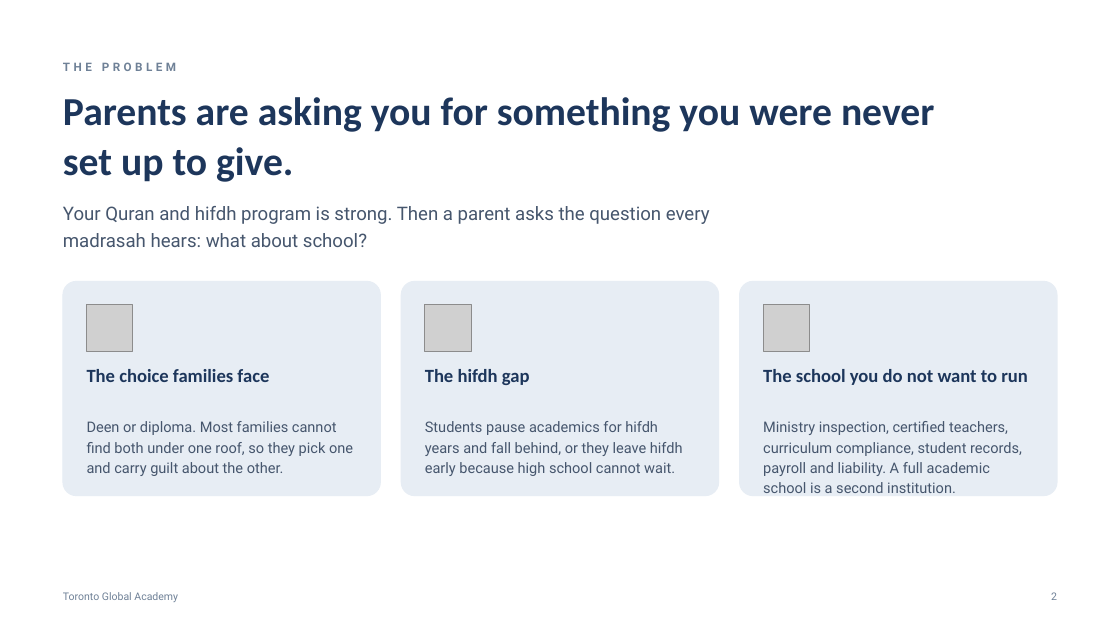
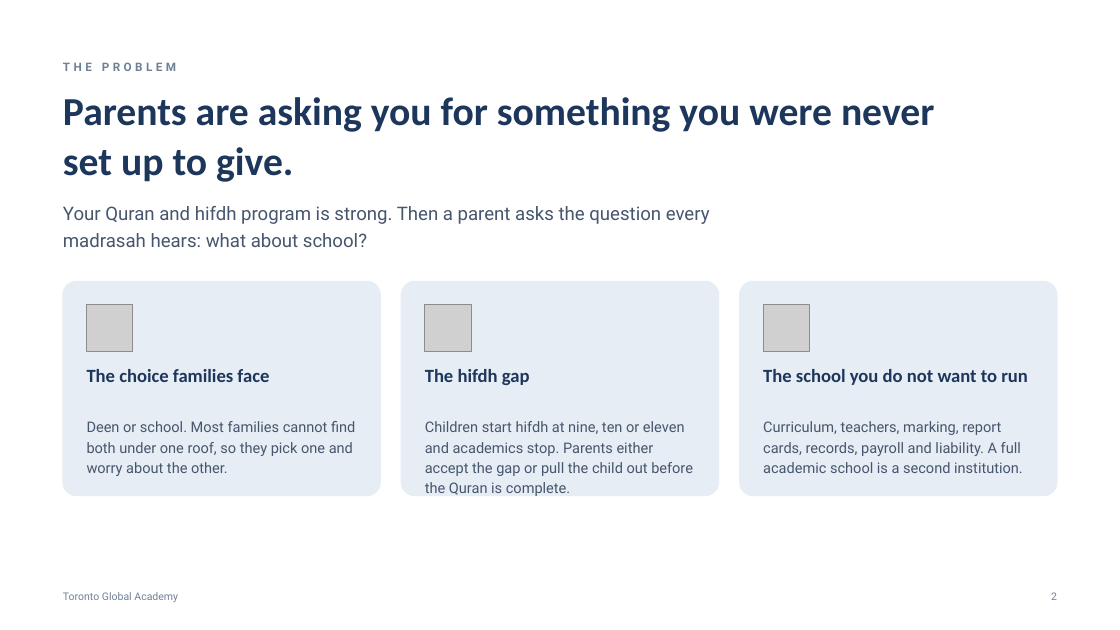
Before and after one commit to Mzbaig9/awesome-notebookLM-prompts-zainbaig, a slide deck: slide 2 of deck/TGA-Partnership-Deck.pptx. Drawn at 1120x630 pixels with LibreOffice and Linux fonts; fonts in the diff are those of the drawing; grey boxes stand for pictures. Boxes give left, top, right and bottom in pixels: in the first picture for what was removed or moved away, otherwise in the second. Text is boxed around its words. In the diff, an @@ line names an element or a change of style, - is before the commit and + after.

```diff
--- a/deck/TGA-Partnership-Deck.pptx
+++ b/deck/TGA-Partnership-Deck.pptx
@@ text at [87, 421, 355, 476]: text changed @@
-Deen or diploma. Most families cannot find both under one roof, so they pick one and carry guilt about the other.
+Deen or school. Most families cannot find both under one roof, so they pick one and worry about the other.
@@ text at [425, 421, 693, 496]: text changed @@
-Students pause academics for hifdh years and fall behind, or they leave hifdh early because high school cannot wait.
+Children start hifdh at nine, ten or eleven and academics stop. Parents either accept the gap or pull the child out before the Quran is complete.
@@ text at [763, 421, 1023, 473]: text changed @@
-Ministry inspection, certified teachers, curriculum compliance, student records, payroll and liability. A full academic school is a second institution.
+Curriculum, teachers, marking, report cards, records, payroll and liability. A full academic school is a second institution.
```
Also in this commit, not shown: 9 other slides changed, 3 slides added, 2 slides removed, 2 other files.
